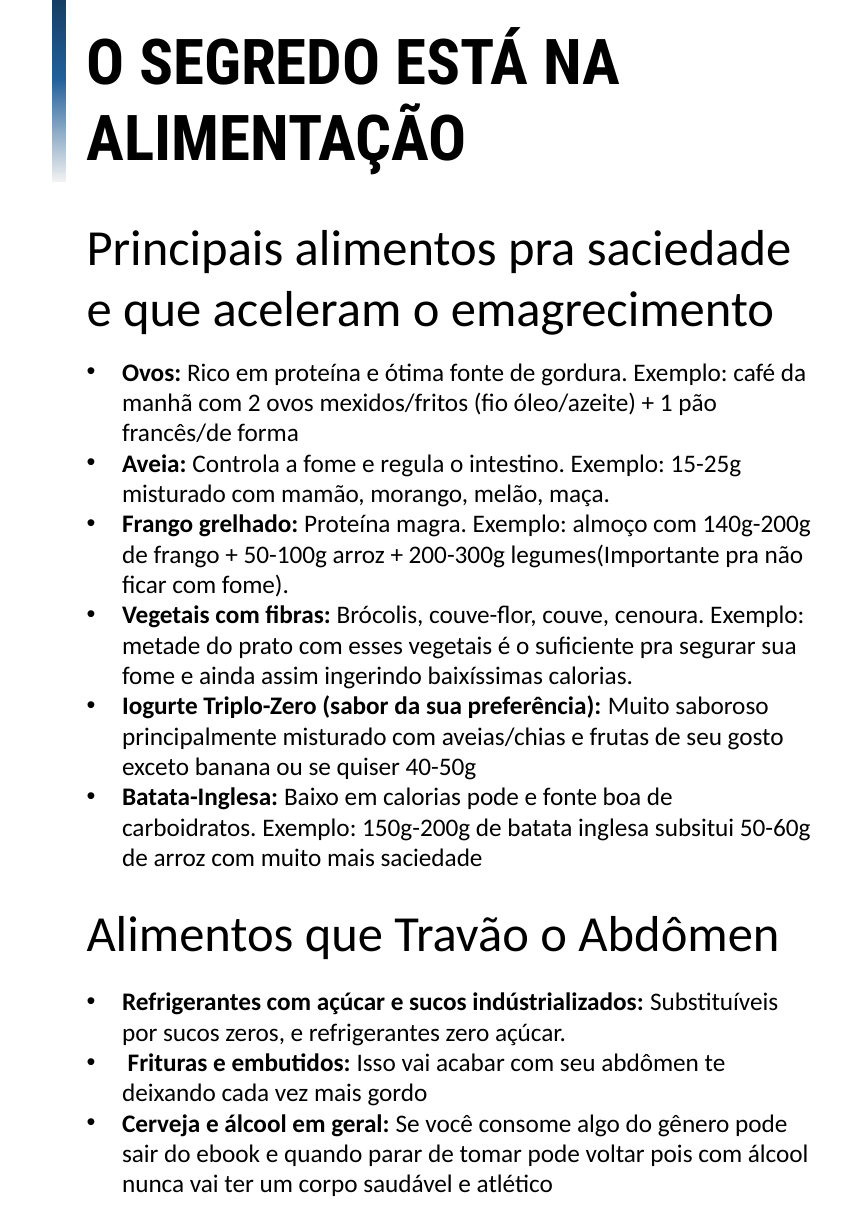
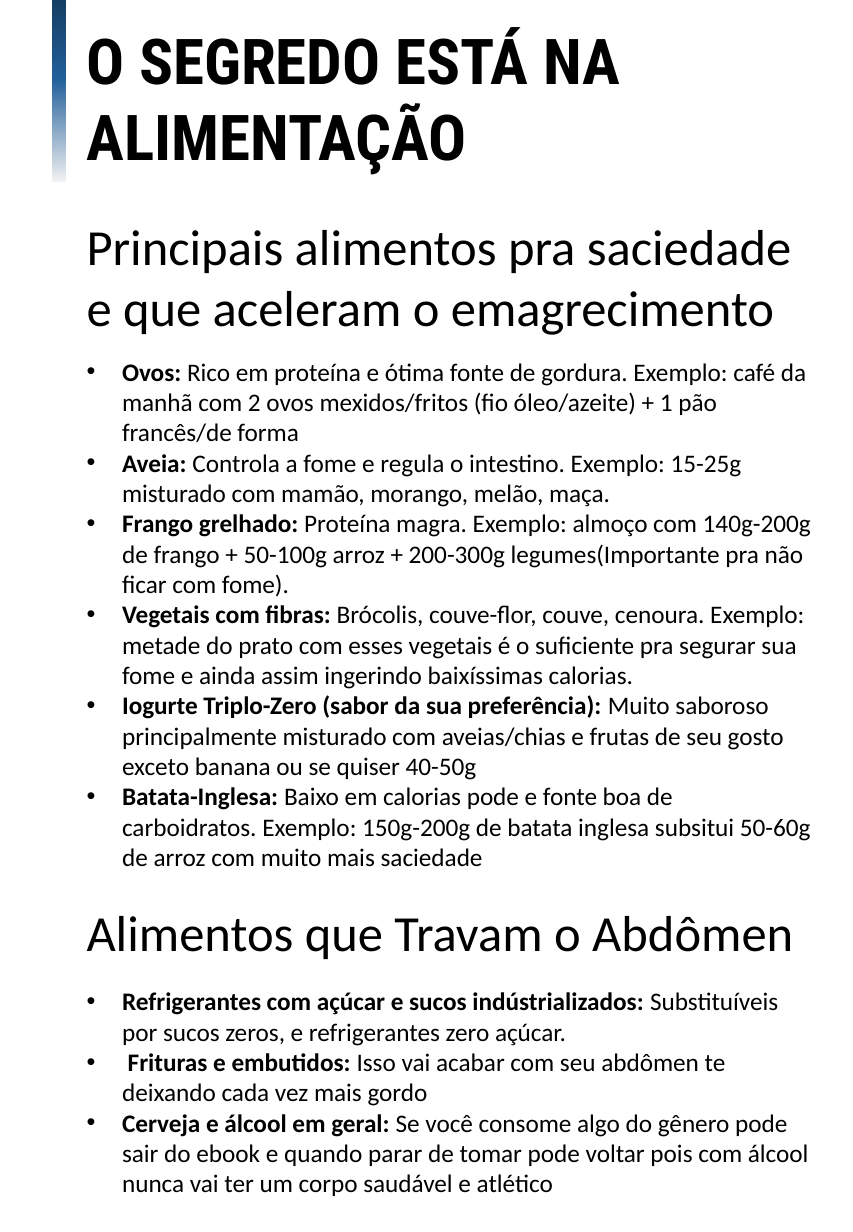
Before and after one commit to Renan-amc/Ebook-Estetica-das-ondas, a slide deck: slide 4 of EBOOK.pptx. Drawn at 853x1232 pixels with LibreOffice and Linux fonts; fonts in the diff are those of the drawing. Boxes give left, top, right and bottom in pixels: in the first picture for what was removed or moved away, otherwise in the second. Text is boxed around its words. In the diff, an @@ line names an element or a change of style, - is before the commit and + after.

```diff
--- a/EBOOK.pptx
+++ b/EBOOK.pptx
@@ text at (87, 916, 793, 959): text changed @@
-Alimentos que Travão o Abdômen
+Alimentos que Travam o Abdômen
```
Also in this commit, not shown: 1 other file.
